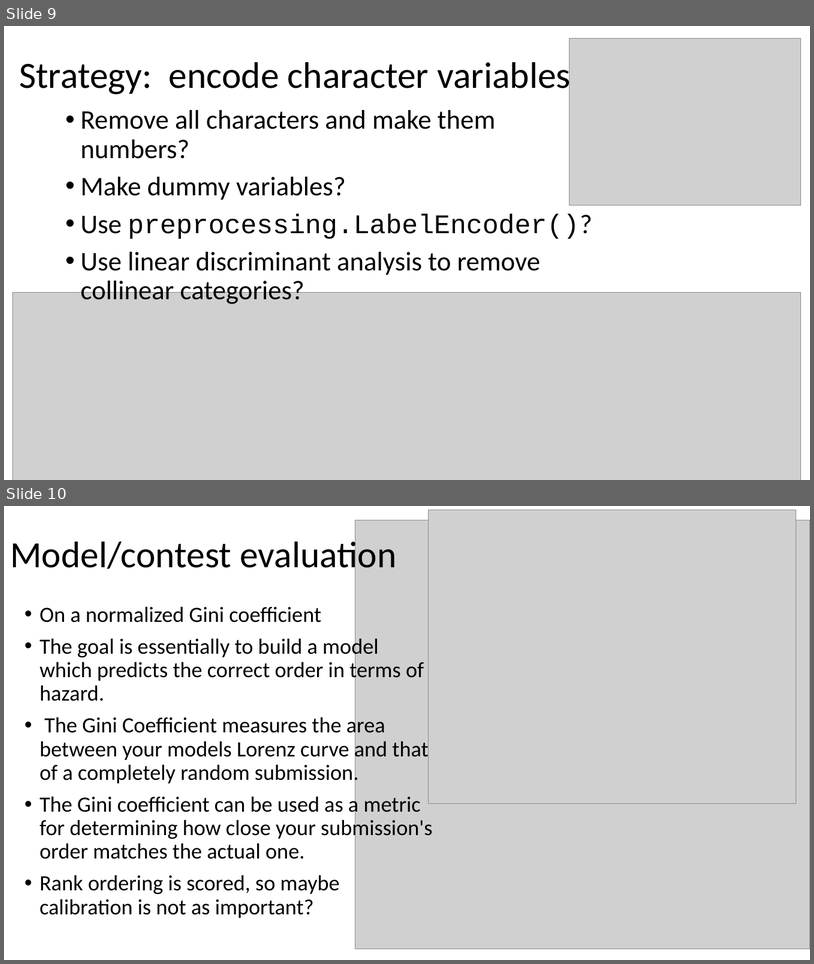
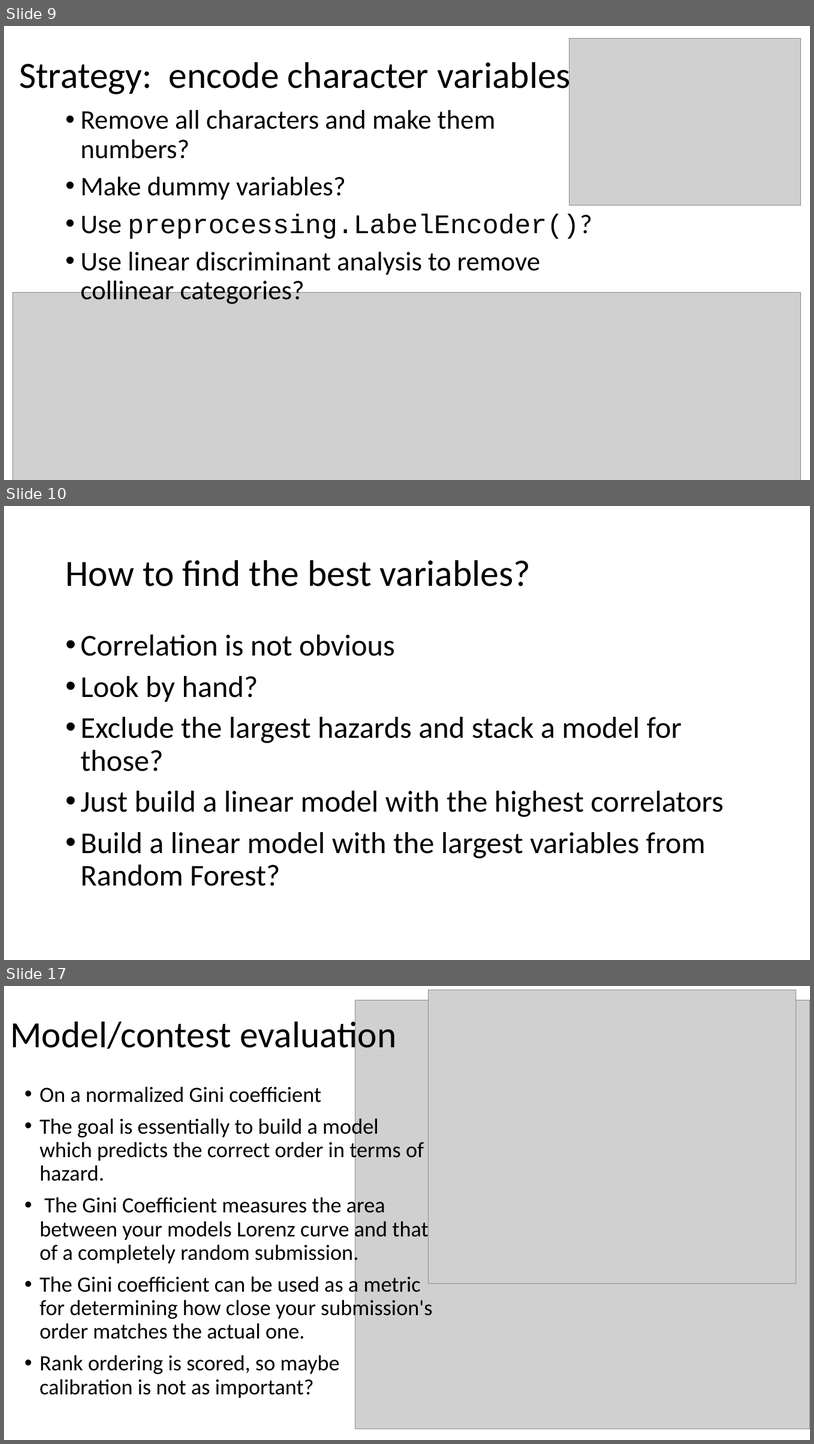
Before and after one commit to bchaplin1/hazard, a slide deck: slides/Hazard Prediction.pptx. Shown one above the other, each under a label of ours: slides 9 and 10 before the commit, slides 9, 10 and 17 after it; the slides between them are not shown. The pictures are 814x964 and 814x1444 pixels, drawn with LibreOffice and Linux fonts; fonts in the diff are those of the drawing; grey boxes stand for pictures; background and template pictures are left out. Boxes give left, top, right and bottom in pixels: in the first picture for what was removed or moved away, otherwise in the second. Text is boxed around its words. In the diff, an @@ line names an element or a change of style, - is before the commit and + after.

```diff
--- a/slides/Hazard Prediction.pptx
+++ b/slides/Hazard Prediction.pptx
@@ slide 10 added at (4, 506, 810, 960), background picture (left out) @@
@@ title added at (65, 560, 531, 586), 44 pt, text #000000 @@
+How to find the best variables?
@@ text added at (81, 634, 723, 886), 36 pt, text #000000 @@
+• Correlation is not obvious
+• Look by hand?
+• Exclude the largest hazards and stack a model for those?
+• Just build a linear model with the highest correlators
+• Build a linear model with the largest variables from Random Forest?
@@ what was slide 10 is now slide 17 @@
```
Also in this commit, not shown: 3 slides changed, 6 other slides added, 42 other files.
